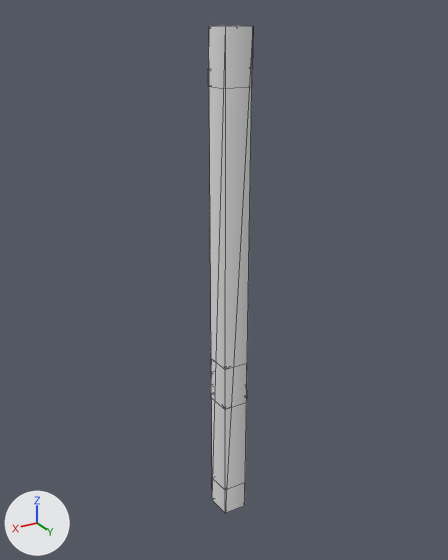
Renders of the FBX model Assets/_Project/Art/Meshes/SM_Modular/SM_WallCorner.fbx from each side of a commit.
One viewpoint serves both versions: a camera (50 mm lens) standing at (4.79, 7.69, 8.15) and looking at (0.38, 0.33, 4.48). The axes (+X, +Y, +Z) are drawn at lower left. The lights are the same throughout. The first picture is the older version. Mesh edges are drawn as thin lines. Where no turn or scale is listed for an object, it has been applied to the vertices.

The first picture shows 'SM_WallCorner'.
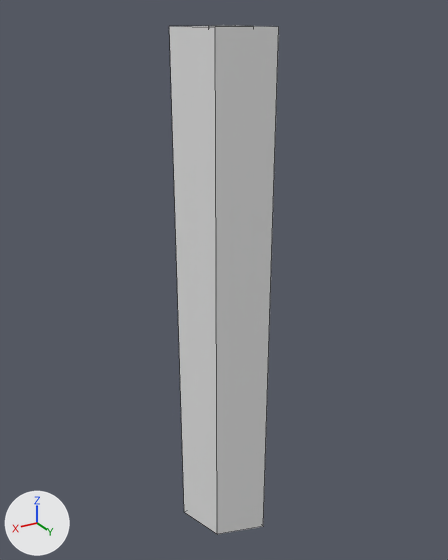
Where the change shows, as pixel boxes [x1, y1, x2, y2] in the pictures (448 x 560 px):
'SM_WallCorner', reshaped (141% wider)
    before: [208, 26, 253, 513]
    after: [169, 26, 279, 534]

The change, as a list of edits to the scene's bpy script:
```text
Change me_mesh:
    used by ob_sm_wallcorner; location = (0.0, 0.0, 0.0)
    remove me_mesh.from_pydata(...)  # 98 vertices, 156 faces; spans x -0.01..0.44, y 0.0..0.43, z 0.0..8.0
    add me_mesh.from_pydata(...)  # 104 vertices, 67 faces; spans x -0.01..1.01, y 0.0..1.0, z 0.0..8.0
    me_mesh part 1
    56 faces are deleted
    6 vertices are added at (-0.01, 1.0, 0.0), (0.0, 1.0, 8.0), (1.01, 0.0, 0.0), (0.99, 0.0, 8.0), (0.76, 0.74, 0.0), (0.75, 0.74, 8.0)
    25 new faces join them
    other edits to the shape of me_mesh do not show in these pictures
```
